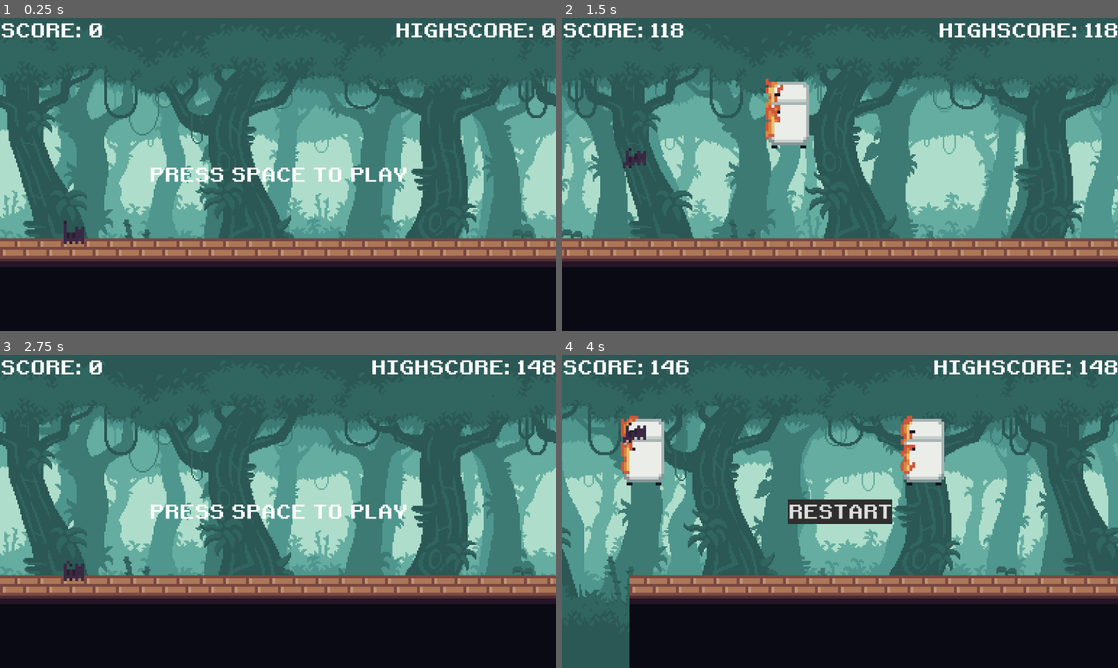
Above: before the commit, frames 1-4 (two rows, left to right).
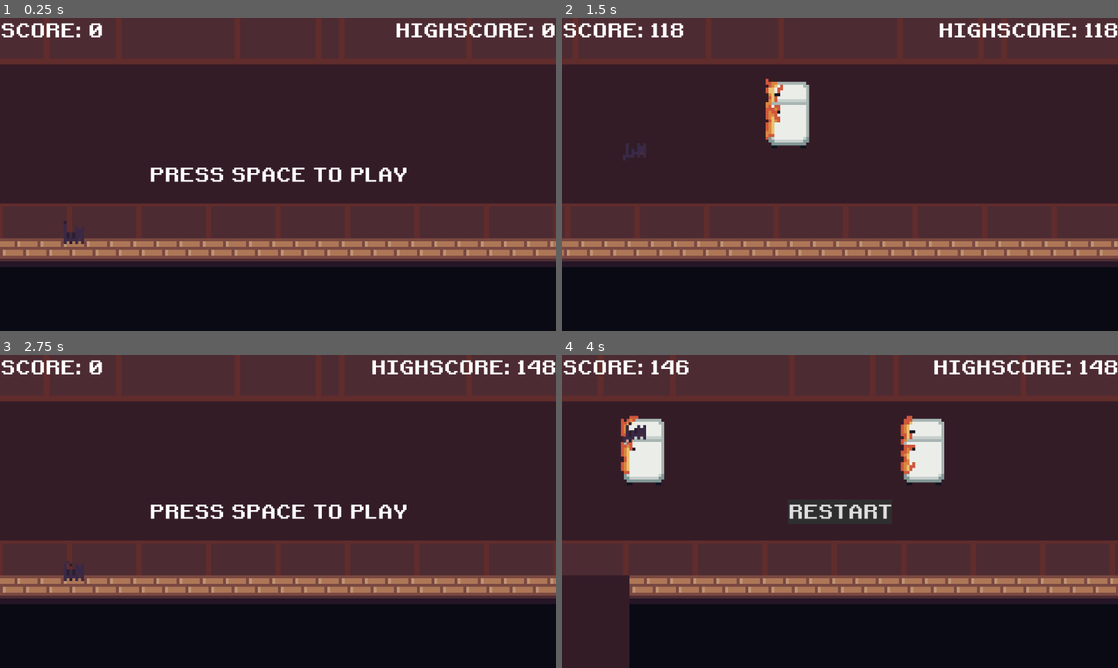
Above: after the commit, the same moments.

Repository: kurushimee/run-for-it
Game: Godot game, scene res://scenes/main.tscn
Two runs of this game, one before a commit and one after it. Both use one fixed random seed, a clock stepped at 60 frames per second and the inputs below.
Inputs:
- Up to frame 1 (0.25 s): no input
- Up to frame 2 (1.5 s): tap Space (jump) at 0.5, 1.35 s; hold Space (jump) 0.53-1.28 s
- Up to frame 3 (2.75 s): tap Space (jump) at 1.52, 1.82 s; click "RESTART" at 2 s
- Up to frame 4 (4 s): tap Space (jump) at 2.75, 3.6, 3.77 s; hold Space (jump) 2.78-3.53 s

The runs differ from the first frame. In frame 1, 69% of the frame differs, in the area x 0-100%, y 0-71%; in frame 2, 68%; in frame 3, 69%; in frame 4, 68%.
Error before the commit: Attempt to call function 'play' in base 'null instance' on a null instance. (res://scripts/player.gd:16)

Commit message:
Add own background sprites

Diff:
--- a/scenes/background.tscn
+++ b/scenes/background.tscn
@@ -1,15 +1,14 @@
-[gd_scene load_steps=6 format=3 uid="uid://ce4x3xa1n7wsx"]
+[gd_scene load_steps=4 format=3 uid="uid://ce4x3xa1n7wsx"]
 
-[ext_resource type="Texture2D" uid="uid://cysa04ywr7oi3" path="res://assets/placeholder/img/background/plx-1.png" id="1_oolmc"]
-[ext_resource type="Texture2D" uid="uid://bs8dvkk1vgt5h" path="res://assets/placeholder/img/background/plx-2.png" id="2_g3l50"]
-[ext_resource type="Texture2D" uid="uid://dt8hsfog1mjyq" path="res://assets/placeholder/img/background/plx-3.png" id="3_hqcdf"]
-[ext_resource type="Texture2D" uid="uid://c2y3w4ij2n3sa" path="res://assets/placeholder/img/background/plx-4.png" id="4_wom5j"]
-[ext_resource type="Texture2D" uid="uid://c4rlb0tycrggt" path="res://assets/placeholder/img/background/plx-5.png" id="5_734qo"]
+[ext_resource type="Texture2D" uid="uid://wi118gb1rfr3" path="res://assets/sprites/background/background.png" id="1_nu3sb"]
+[ext_resource type="Texture2D" uid="uid://ds78cdufiimwh" path="res://assets/sprites/background/layer2.png" id="2_w074x"]
+[ext_resource type="Texture2D" uid="uid://bfcu4ab1ctwqu" path="res://assets/sprites/background/layer1.png" id="3_yybvs"]
 
 [node name="Background" type="ParallaxBackground"]
 
 [node name="Sprite2D" type="Sprite2D" parent="."]
-texture = ExtResource("1_oolmc")
+scale = Vector2(6, 6)
+texture = ExtResource("1_nu3sb")
 centered = false
 
 [node name="ParallaxLayer" type="ParallaxLayer" parent="."]
@@ -17,29 +16,15 @@
 motion_mirroring = Vector2(1152, 0)
 
 [node name="Sprite2D" type="Sprite2D" parent="ParallaxLayer"]
-texture = ExtResource("2_g3l50")
+scale = Vector2(6, 6)
+texture = ExtResource("3_yybvs")
 centered = false
 
 [node name="ParallaxLayer2" type="ParallaxLayer" parent="."]
-motion_scale = Vector2(0.7, 1)
+motion_scale = Vector2(0.8, 1)
 motion_mirroring = Vector2(1152, 0)
 
 [node name="Sprite2D" type="Sprite2D" parent="ParallaxLayer2"]
-texture = ExtResource("3_hqcdf")
+scale = Vector2(6, 6)
+texture = ExtResource("2_w074x")
 centered = false
-
-[node name="ParallaxLayer3" type="ParallaxLayer" parent="."]
-motion_scale = Vector2(0.8, 1)
-motion_mirroring = Vector2(1152, 0)
-
-[node name="Sprite2D" type="Sprite2D" parent="ParallaxLayer3"]
-texture = ExtResource("4_wom5j")
-centered = false
-
-[node name="ParallaxLayer4" type="ParallaxLayer" parent="."]
-motion_scale = Vector2(0.9, 1)
-motion_mirroring = Vector2(1152, 0)
-
-[node name="Sprite2D" type="Sprite2D" parent="ParallaxLayer4"]
-texture = ExtResource("5_734qo")
-centered = false
--- a/scenes/player.tscn
+++ b/scenes/player.tscn
@@ -1,9 +1,10 @@
-[gd_scene load_steps=16 format=3 uid="uid://dfcsh5b7ftcru"]
+[gd_scene load_steps=17 format=3 uid="uid://dfcsh5b7ftcru"]
 
 [ext_resource type="Script" path="res://scripts/player.gd" id="1_r1ckd"]
 [ext_resource type="Texture2D" uid="uid://cik211m0nhqw8" path="res://assets/sprites/cats/black/cat-idle.png" id="2_vr7wn"]
 [ext_resource type="Texture2D" uid="uid://bfbw0fmf1po7e" path="res://assets/sprites/cats/black/cat-jump.png" id="3_agyiy"]
 [ext_resource type="Texture2D" uid="uid://d0nsb2oaf2u76" path="res://assets/sprites/cats/black/cat-run.png" id="4_elp8t"]
+[ext_resource type="AudioStream" uid="uid://dscpg6m666dta" path="res://assets/audio/sfx/jump.wav" id="5_puxub"]
 
 [sub_resource type="AtlasTexture" id="AtlasTexture_46l0m"]
 atlas = ExtResource("2_vr7wn")
@@ -115,3 +116,7 @@
 [node name="CollisionShape2D" type="CollisionShape2D" parent="."]
 position = Vector2(3, 3)
 shape = SubResource("RectangleShape2D_i6t87")
+
+[node name="JumpSound" type="AudioStreamPlayer" parent="."]
+stream = ExtResource("5_puxub")
+volume_db = -25.0
Binary file removed: assets/placeholder/img/background/plx-1.png
Binary file removed: assets/placeholder/img/background/plx-2.png
Not shown, removed: assets/placeholder/img/background/plx-2.png.import
Binary file removed: assets/placeholder/img/background/plx-3.png
Not shown, removed: assets/placeholder/img/background/plx-3.png.import
Binary file removed: assets/placeholder/img/background/plx-4.png
Not shown, removed: assets/placeholder/img/background/plx-4.png.import
Binary file removed: assets/placeholder/img/background/plx-5.png
Binary file added: assets/sprites/background/background.png
Not shown, changed: assets/sprites/background/background.png.import
Binary file added: assets/sprites/background/layer1.png
Not shown, changed: assets/sprites/background/layer1.png.import
(and 2 more such lines)
